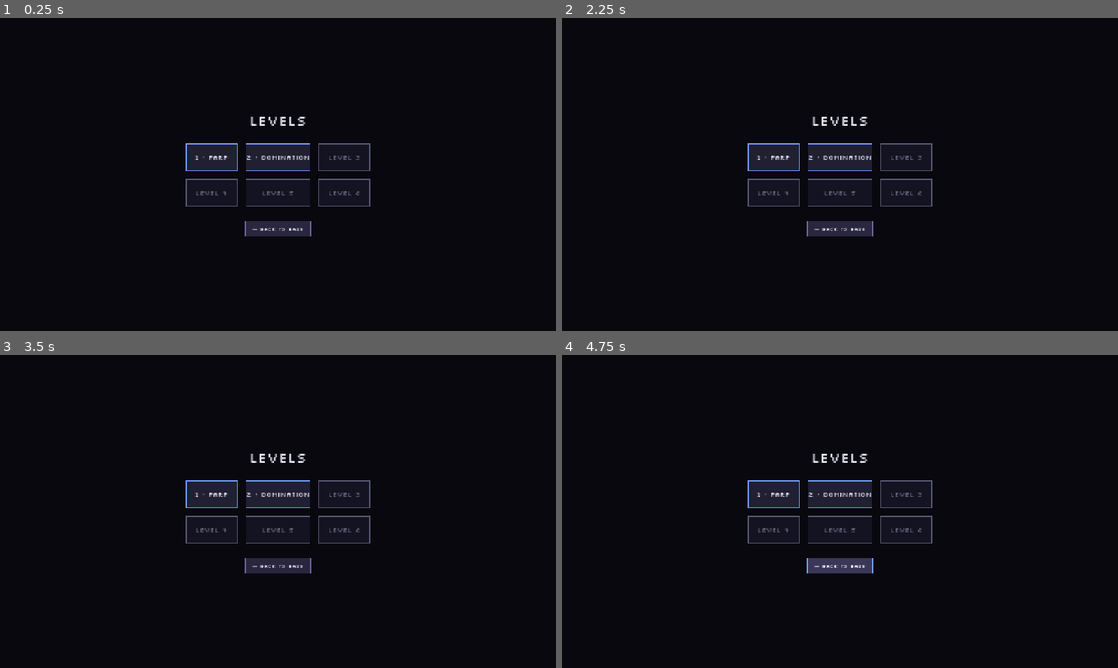
Above: before the commit, frames 1-4 (two rows, left to right).
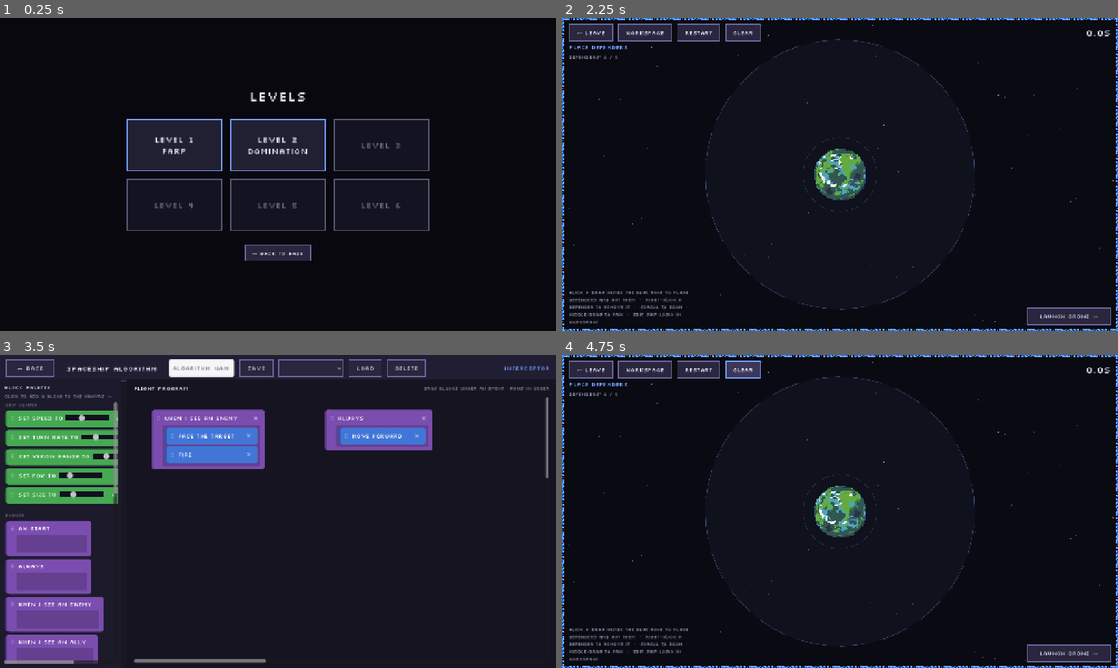
Above: after the commit, the same moments.

Repository: GMU-ASRC/astro-swarm
Game: Godot game, scene res://levels/menus/LevelsScene.tscn
Same seed, same stepped clock (60 frames per second), same inputs: the game is played once before the commit and once after it. This scene is started directly instead of the project's main scene.
Inputs (mouse positions are in pixels of both pictures, inside the frame that each line leads up to):
- Up to frame 1 (0.25 s): no input
- Up to frame 2 (2.25 s): click (734, 146) at 0.5 s, where only the run after the commit has a clickable "LEVEL 1 FARP"; click (589, 33) at 1.25 s, where only the run after the commit has a clickable "← LEAVE"; click (734, 146) at 2 s, where only the run after the commit has a clickable "LEVEL 1 FARP"
- Up to frame 3 (3.5 s): click (83, 370) at 2.75 s, where only the run after the commit has a clickable "WORKSPACE"
- Up to frame 4 (4.75 s): click (773, 492) at 3.5 s, where only the run before the commit has a clickable "1 · FARP"; click (589, 370) at 4.25 s, where only the run before the commit has a clickable "← LEAVE"

The runs differ from the first frame. In frame 1, 7.0% of the frame differs, in the area x 22-78%, y 23-78%; in frame 2, 7.9%; in frame 3, 36%, in the area x 0-100%, y 0-100%; in frame 4, 7.9%.

Commit message:
Godot Dedi Server Bench Runner

Diff:
--- a/autoloads/BenchRunner.gd
+++ b/autoloads/BenchRunner.gd
@@ -17,6 +17,7 @@
 const DEFAULT_TRIALS := 100
 const MATCH_SECONDS  := 25.0
 const RECORD_EVERY   := 5
+const TAIL_FRAMES    := 24
 
 var _algorithm: Array = []
 var _placements: Array = []
@@ -32,10 +33,14 @@
 
 var _current_trial: int = 0
 var _success_count: int = 0
+var _replay_view: float = 300.0
+var _replay_fov: float = 70.0
 var _outcomes: Array = []
 var _runs: Array = []
 var _replay_frames: Array = []
 var _running: bool = false
+var _in_tail: bool = false
+var _tail: int = 0
 
 func _ready():
 	if not _is_bench_mode():
@@ -102,6 +107,8 @@
 func _start_match():
 	_clear_world()
 	_frame = 0
+	_in_tail = false
+	_tail = 0
 	_replay_frames = []
 	_spawn_defenders()
 	_spawn_enemy()
@@ -124,6 +131,8 @@
 		ship.global_position = placement.pos
 		ship.rotation = placement.rot
 		ship.refresh_cone()
+		_replay_view = ship.view_distance
+		_replay_fov = ship.fov_degrees
 		_defenders.append(ship)
 
 func _spawn_enemy():
@@ -149,12 +158,21 @@
 	_frame += 1
 	if _frame % RECORD_EVERY == 0:
 		_replay_frames.append(_snapshot())
+	if _in_tail:
+		_tail -= 1
+		if _tail <= 0:
+			_finish_match(true, "win")
+		return
 	var intercepted: bool = _any_defender_sees_enemy()
 	var reached: bool = is_instance_valid(_enemy) and _enemy.global_position.distance_to(PLANET_CENTER) <= PLANET_RADIUS + 16.0
 	var timed_out: bool = _frame >= _match_frames
-	if intercepted or reached or timed_out:
-		var outcome := "win" if intercepted else ("lose" if reached else "timeout")
-		_finish_match(intercepted, outcome)
+	if intercepted:
+		_in_tail = true
+		_tail = TAIL_FRAMES
+	elif reached:
+		_finish_match(false, "lose")
+	elif timed_out:
+		_finish_match(false, "timeout")
 
 func _finish_match(intercepted: bool, outcome: String):
 	_replay_frames.append(_snapshot())
@@ -230,6 +248,8 @@
 		"replays": {
 			"fps": int(Engine.physics_ticks_per_second / RECORD_EVERY),
 			"defenders": _placements.size(),
+			"view": int(_replay_view),
+			"fov": int(_replay_fov),
 			"planet": [int(PLANET_CENTER.x), int(PLANET_CENTER.y), int(PLANET_RADIUS)],
 			"arena": [int(ARENA.x), int(ARENA.y)],
 			"runs": _runs,
--- a/autoloads/EvalUploader.gd
+++ b/autoloads/EvalUploader.gd
@@ -3,12 +3,13 @@
 const URL := "https://astroswarm.autonomousrobotics.club/api/evaluations"
 const API_KEY := "damage-option-ozone"
 
-func submit(algorithm: Array, placements: Array):
+func submit(algorithm: Array, placements: Array, level_id: String):
 	if not PlayerData.has_profile() or PlayerData.player_id == "":
 		return
 	var body := JSON.stringify({
 		"player_id": PlayerData.player_id,
 		"username": PlayerData.username,
+		"level_id": level_id,
 		"algorithm": algorithm,
 		"placements": placements,
 	})
--- a/levels/menus/LevelsScene.gd
+++ b/levels/menus/LevelsScene.gd
@@ -11,7 +11,7 @@
 const C_BLUE    := Color(0.451, 0.616, 1.0,   1.0)
 const C_LOCKED  := Color(0.35,  0.35,  0.45,  1.0)
 
-const TILE_SIZE := Vector2(120, 64)
+const TILE_SIZE := Vector2(220, 120)
 const GRID_COLUMNS := 3
 
 const LEVELS := [
@@ -67,15 +67,19 @@
 	tile.custom_minimum_size = TILE_SIZE
 	tile.focus_mode = Control.FOCUS_NONE
 	tile.disabled = locked
-	tile.text = ("LEVEL %d" % number) if locked else "%d · %s" % [number, level["name"]]
+	tile.text = ("LEVEL %d" % number) if locked else "LEVEL %d\n%s" % [number, level["name"]]
 	tile.add_theme_font_override("font", FONT_REG)
-	tile.add_theme_font_size_override("font_size", 16)
+	tile.add_theme_font_size_override("font_size", 20)
 
 	var style := StyleBoxFlat.new()
 	style.bg_color     = C_PANEL if not locked else Color(0.08, 0.075, 0.13, 1.0)
 	style.border_color = C_BLUE if not locked else C_LOCKED
 	style.set_border_width_all(2)
 	style.set_corner_radius_all(0)
+	style.content_margin_left = 20
+	style.content_margin_right = 20
+	style.content_margin_top = 18
+	style.content_margin_bottom = 18
 	tile.add_theme_stylebox_override("normal", style)
 	tile.add_theme_stylebox_override("hover", style)
 	tile.add_theme_stylebox_override("pressed", style)
--- a/levels/modes/FARPScene.gd
+++ b/levels/modes/FARPScene.gd
@@ -341,7 +341,7 @@
 		_enemy.queue_free()
 		_enemy = null
 	_stop_all_ships()
-	EvalUploader.submit(PlayerData.ship_blocks, _placements_payload())
+	EvalUploader.submit(PlayerData.ship_blocks, _placements_payload(), "farp")
 	_phase_label.text = "INTERCEPTED!"
 	_phase_label.add_theme_color_override("font_color", C_GREEN)
 	var detail := "Drone destroyed %.1fs into the wave.\n\nThe planet is safe." % _active_time
